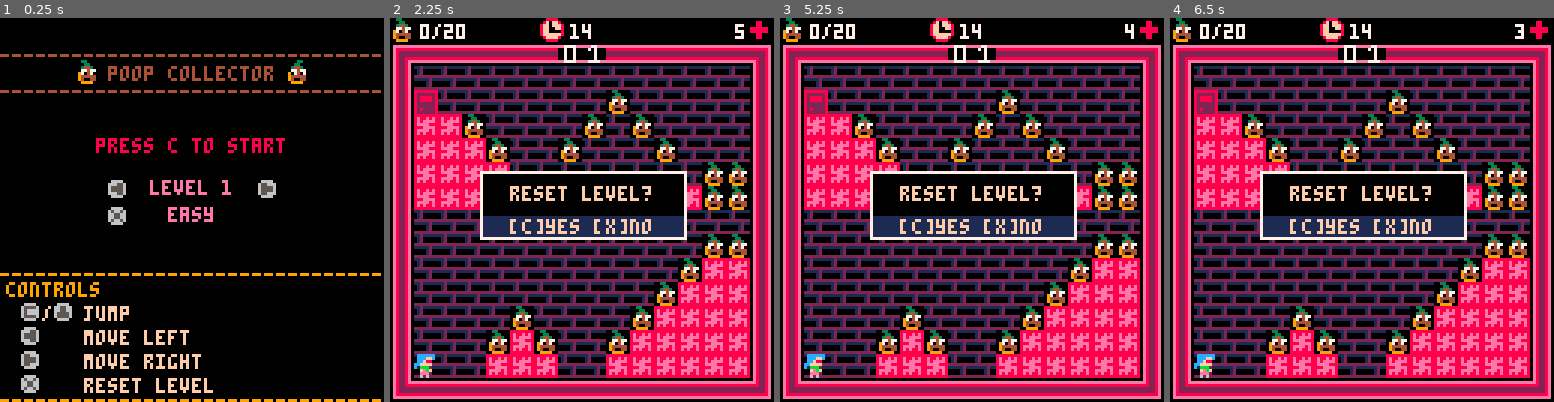
Above: before the commit, frames 1-4 (left to right).
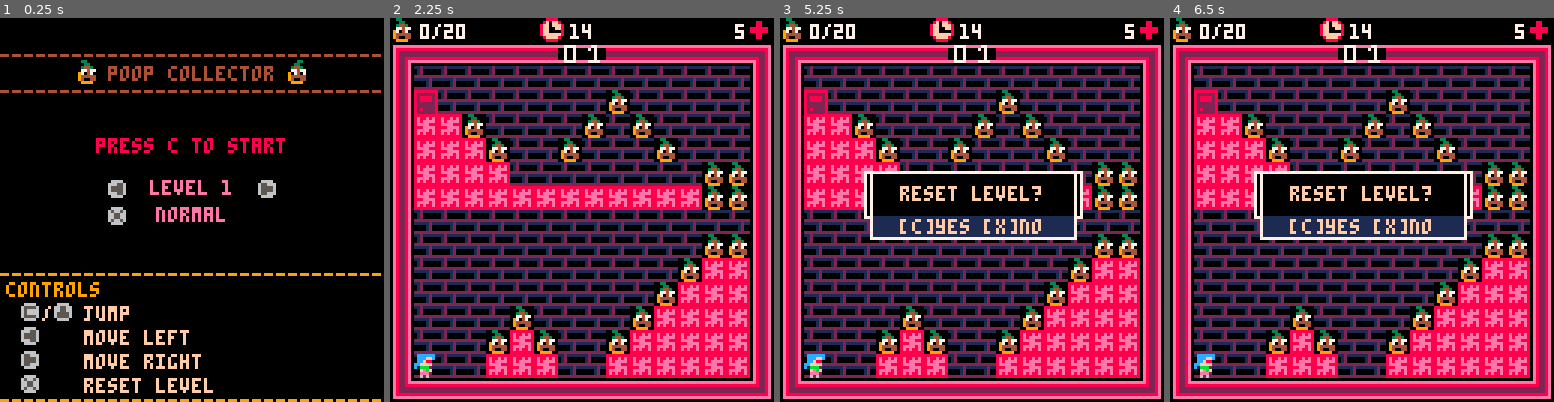
Above: after the commit, the same moments.

Repository: odinn1984/PICO8-Poop-Collector
Game: PICO-8 cartridge poop-collector.p8
The game is run twice, just before and just after one commit, with the same random seed, the same clock (stepped at 60 frames per second) and the same inputs.
Inputs:
- Up to frame 1 (0.25 s): no input
- Up to frame 2 (2.25 s): tap X (X key) at 0.33, 1.07, 1.85 s; tap O (Z key) at 0.7, 1.7, 2.1 s; hold Right 1.6-2.1 s; hold Up from 2.15 s (still down)
- Up to frame 3 (5.25 s): release Up at 2.42 s; hold Right 2.47-3.03 s; tap O (Z key) every 0.4 s from 2.5 to 4.9 s; tap X (X key) at 2.97, 4.08, 5.2 s; hold Left 3.08-3.58 s; hold Down 3.63-3.97 s; hold Right 4.02-4.68 s; hold Up 4.73-5.03 s; hold Left from 5.08 s (still down)
- Up to frame 4 (6.5 s): tap O (Z key) at 5.3, 5.7, 6.1 s; release Left at 5.68 s; hold Down 5.73-6.03 s; hold Right from 6.08 s (still down); tap X (X key) at 6.32 s

The runs differ from the first frame. In frame 1, 0.2% of the frame differs, in the area x 40-59%, y 49-54%; in frame 2, 8.1%, in the area x 23-78%, y 39-58%; in frame 3, 0.4%; in frame 4, 0.4%.

Commit message:
fix: level and difficulty are now retrieved correctly

Diff:
--- a/src/constants.lua
+++ b/src/constants.lua
@@ -76,5 +76,5 @@
 STATE_GAME_OVER = 5
 
 -- Strings
-EASY_DIFFICULTY = 0
-NORMAL_DIFFICULTY = 1
+EASY_DIFFICULTY = 1
+NORMAL_DIFFICULTY = 2
--- a/src/gamemode.lua
+++ b/src/gamemode.lua
@@ -117,7 +117,7 @@
 end
 
 function set_difficulty(dif)
-    if dif < 0 or dif > 1 then
+    if dif < 1 or dif > 3 then
         return false
     end
 
@@ -125,7 +125,8 @@
 end
 
 function toggle_difficulty()
-    difficulty = (difficulty+1)%2
+    difficulty =
+        difficulty == EASY_DIFFICULTY and NORMAL_DIFFICULTY or EASY_DIFFICULTY
 end
 
 function collect_poop()
--- a/src/main.lua
+++ b/src/main.lua
@@ -1,4 +1,4 @@
-app_id = "2a78625b-634a-4f28-ae7a-86d3f1f1711f"
+app_id = "2a78625b-634a-4f28-ae7a-86d3f1f1712f"
 
 local game_state = STATE_MAIN_MENU
 local debug = false
@@ -11,14 +11,17 @@
 function _init()
     cartdata(app_id)
 
+    start_from_level = dget(DGET_START_LEVEL_IDX) or 0
+    start_from_difficulty =
+        dget(DGET_START_DIFFICULTY_IDX) == 0 and
+            NORMAL_DIFFICULTY or
+            dget(DGET_START_DIFFICULTY_IDX)
+
+    set_current_level_num(start_from_level)
+    set_difficulty(start_from_difficulty)
+
     player = new_player()
     music(MSC_MAIN_MENU)
-
-    start_from_level = dget(DGET_START_LEVEL_IDX) or 0
-    start_from_difficulty = dget(DGET_START_DIFFICULTY_IDX) or NORMAL_DIFFICULTY
-
-    set_current_level_num(start_from_level)
-    set_difficulty(start_from_difficulty)
 end
 
 function _draw()
--- a/src/map.lua
+++ b/src/map.lua
@@ -1,5 +1,5 @@
 function create_map_data(level_num, time)
-    local extra_time = get_difficulty() == NORMAL_DIFFICULTY and 0 or 4
+    local extra_time = get_difficulty_num() == NORMAL_DIFFICULTY and 0 or 4
     local map = {
         x=0,
         y=0,
